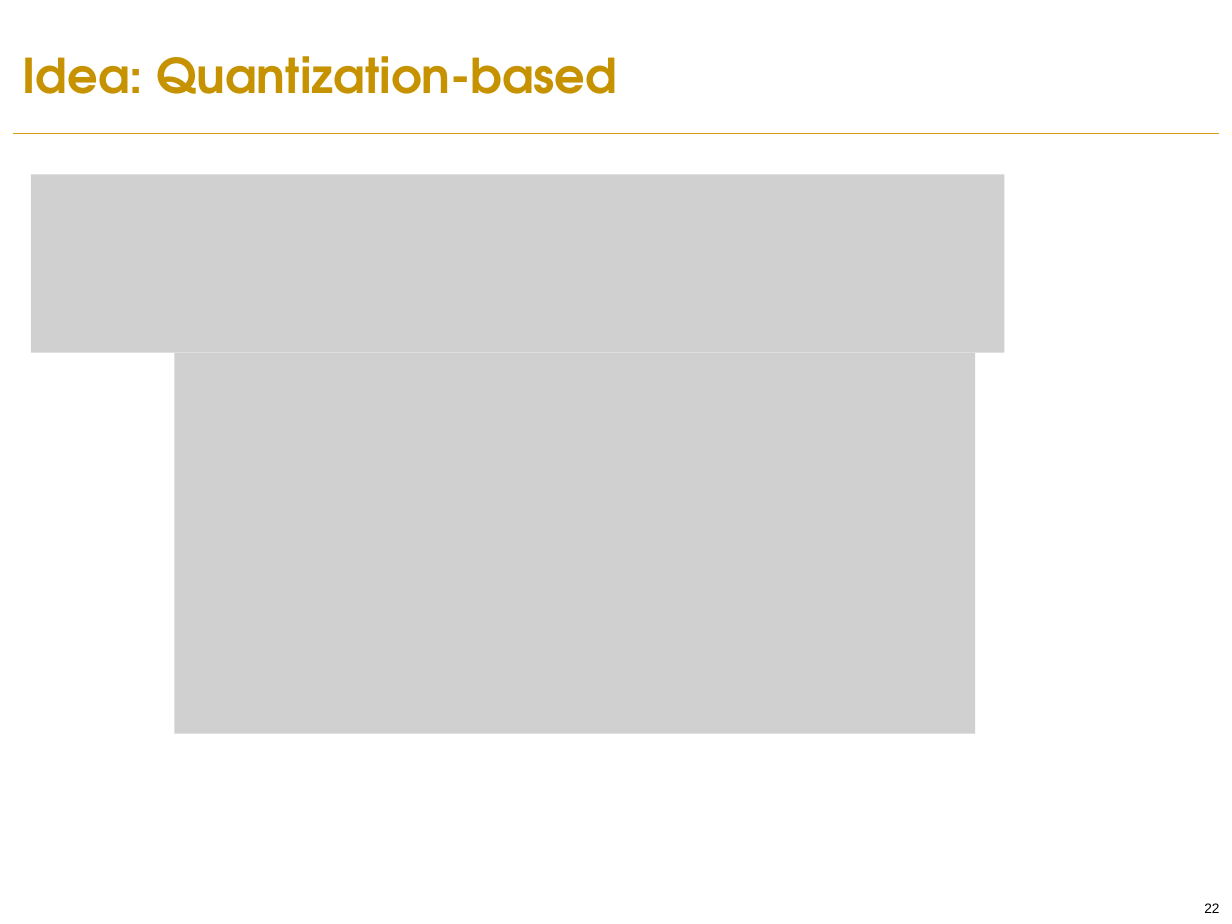
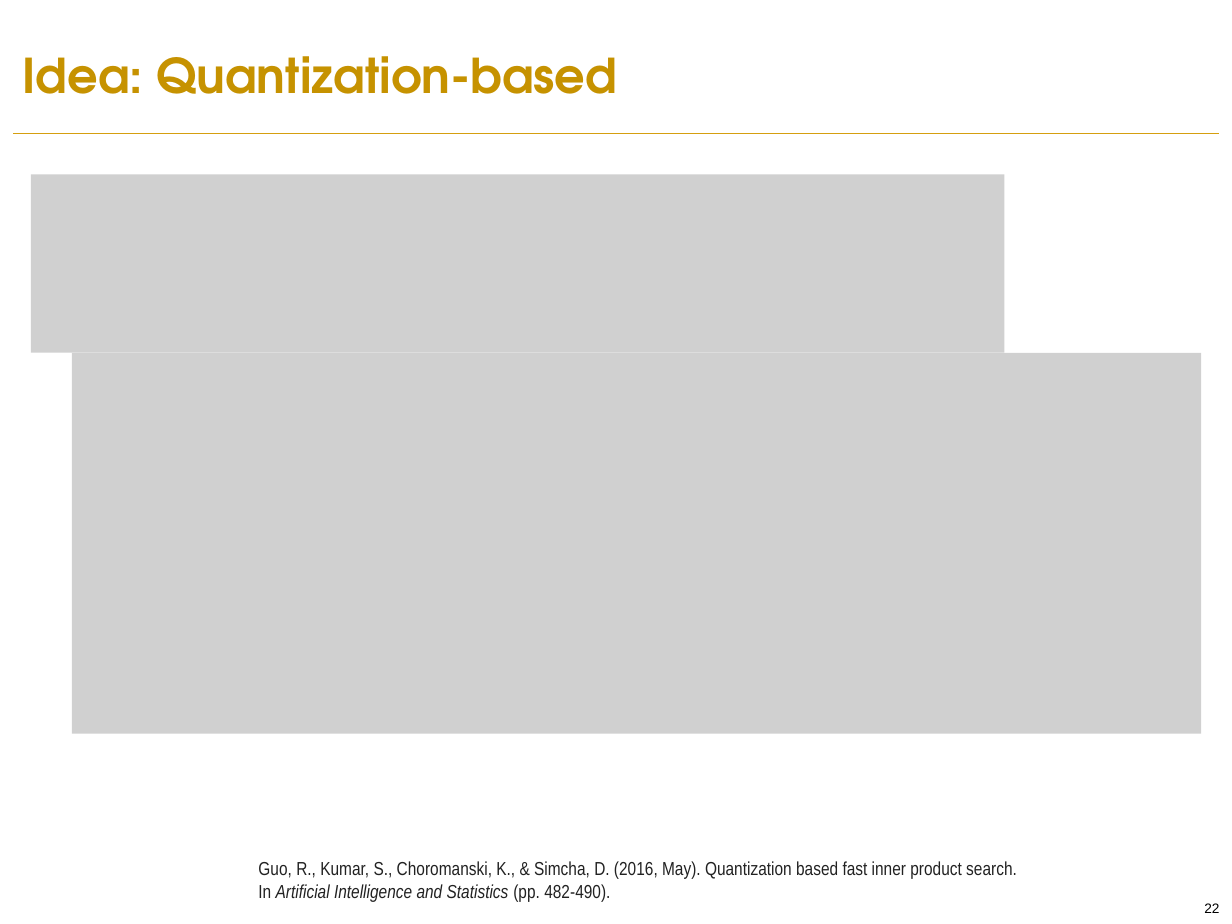
Before and after one commit to PreferredAI/recommendation-retrieval, a slide deck: slide 22 of slides/aaai19-tutorial.pptx. Drawn at 1232x924 pixels with LibreOffice and Linux fonts; fonts in the diff are those of the drawing; grey boxes stand for pictures; background and template pictures are left out. Boxes give left, top, right and bottom in pixels: in the first picture for what was removed or moved away, otherwise in the second. Text is boxed around its words. In the diff, an @@ line names an element or a change of style, - is before the commit and + after.

Commit message:
update sparsity mapping and quantization-based

```diff
--- a/slides/aaai19-tutorial.pptx
+++ b/slides/aaai19-tutorial.pptx
@@ picture: place and size @@
-picture at bbox=[175, 352, 976, 733]
+picture at bbox=[71, 352, 1201, 733]
@@ text added at bbox=[258, 861, 1017, 902], 11 pt, text #222222 @@
+Guo, R., Kumar, S., Choromanski, K., & Simcha, D. (2016, May). Quantization based fast inner product search. In Artificial Intelligence and Statistics (pp. 482-490).
```
Also in this commit, not shown: 1 other slide changed.
